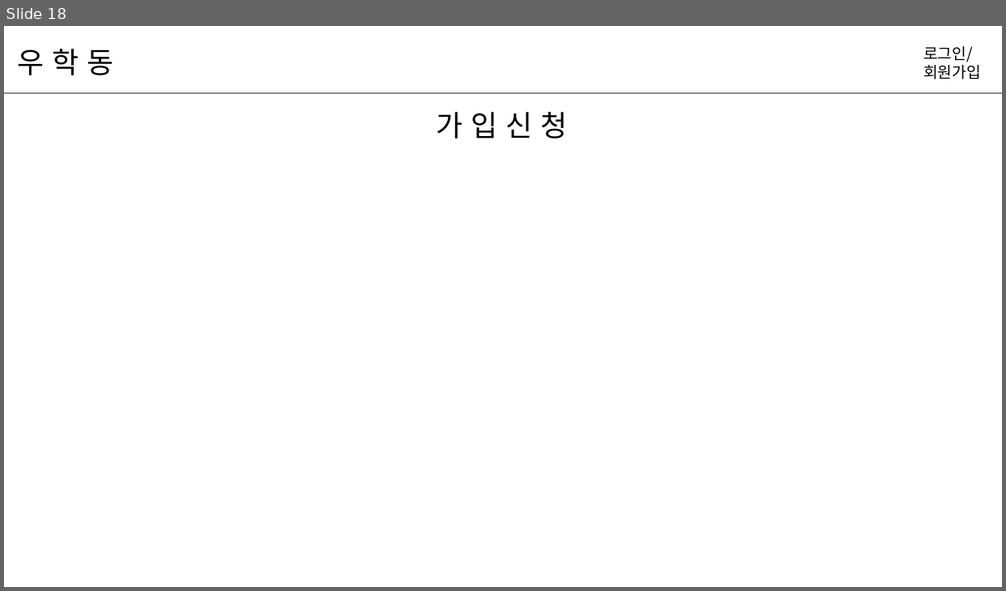
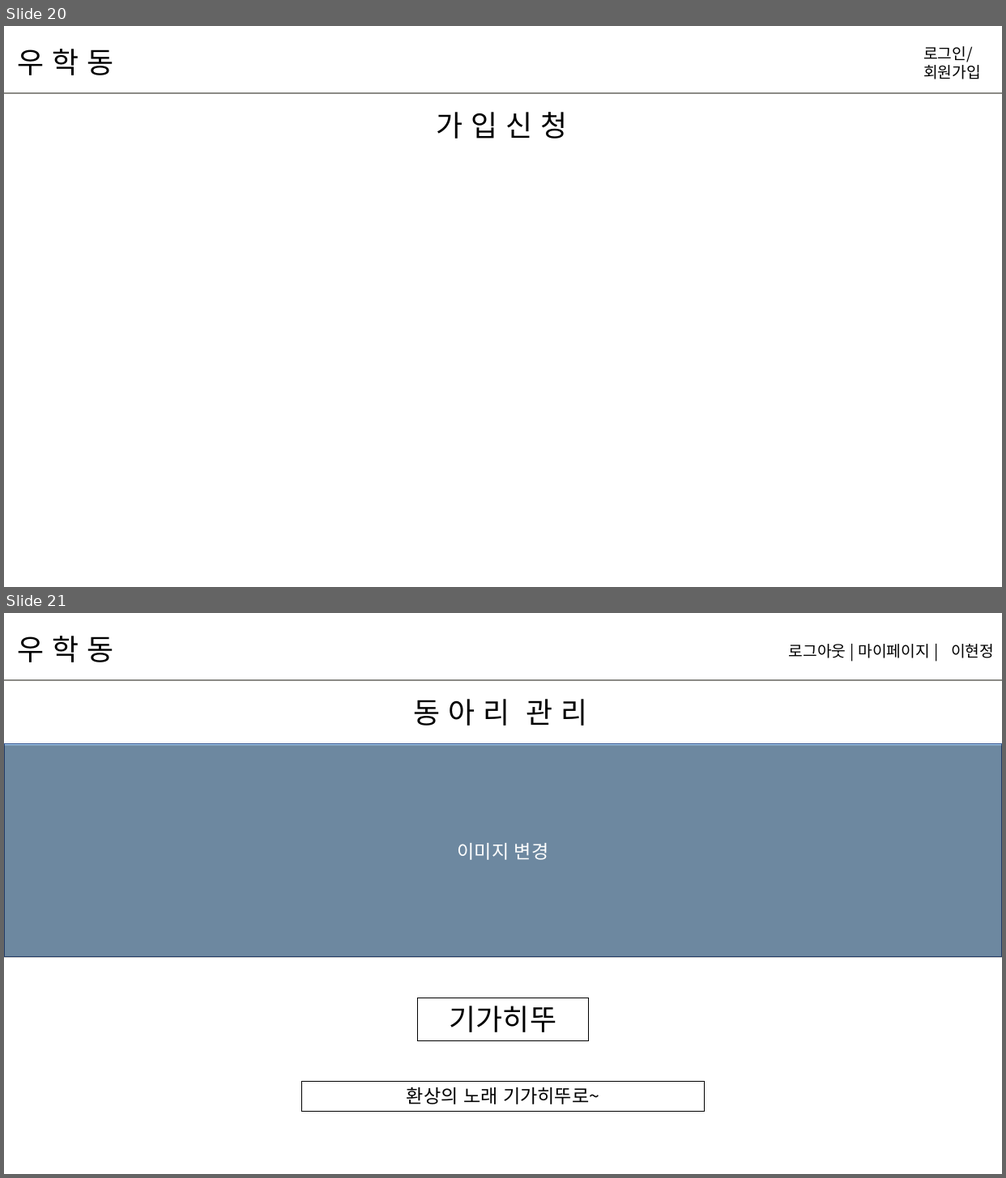
Before and after one commit to hyunniesss/ToyProject, a slide deck: document/와이어프레임/우학동_와이어프레임.pptx. Shown one above the other, each under a label of ours: slide 18 before the commit, slides 20 and 21 after it. The pictures are 1006x591 and 1006x1178 pixels, drawn with LibreOffice and Linux fonts; fonts in the diff are those of the drawing. Boxes give left, top, right and bottom in pixels: in the first picture for what was removed or moved away, otherwise in the second. Text is boxed around its words. In the diff, an @@ line names an element or a change of style, - is before the commit and + after.

```diff
--- a/document/와이어프레임/우학동_와이어프레임.pptx
+++ b/document/와이어프레임/우학동_와이어프레임.pptx
@@ slide 21 added at box(4, 613, 1002, 1174), background #FFFFFF @@
@@ text added at box(17, 636, 113, 662), 28 pt, text #000000 @@
+우 학 동
@@ text added at box(789, 644, 929, 658), 15 pt, text #000000 @@
+로그아웃 | 마이페이지 |
@@ text added at box(951, 644, 994, 658), 15 pt, text #000000 @@
+이현정
@@ line added from (4, 680) to (1002, 680), #8B8A86 1.5 pt @@
@@ text added at box(413, 699, 588, 726), 28 pt, text #000000 @@
+동 아 리 관 리
@@ rectangle added at box(4, 744, 1002, 957), fill #9DC3E6, outline #325491 1 pt @@
@@ rectangle added at box(4, 746, 1002, 958), fill #000000 at 30% opacity, 18 pt, text #FFFFFF @@
+이미지 변경
@@ rectangle added at box(417, 999, 589, 1041), outline #000000 0.75 pt, 28 pt, text #000000 @@
+기가히뚜
@@ rectangle added at box(302, 1082, 705, 1112), outline #000000 0.75 pt, 18 pt, text #000000 @@
+환상의 노래 기가히뚜로~
@@ what was slide 18 is now slide 20 @@
```
Also in this commit, not shown: 3 slides changed, 3 other slides added.
